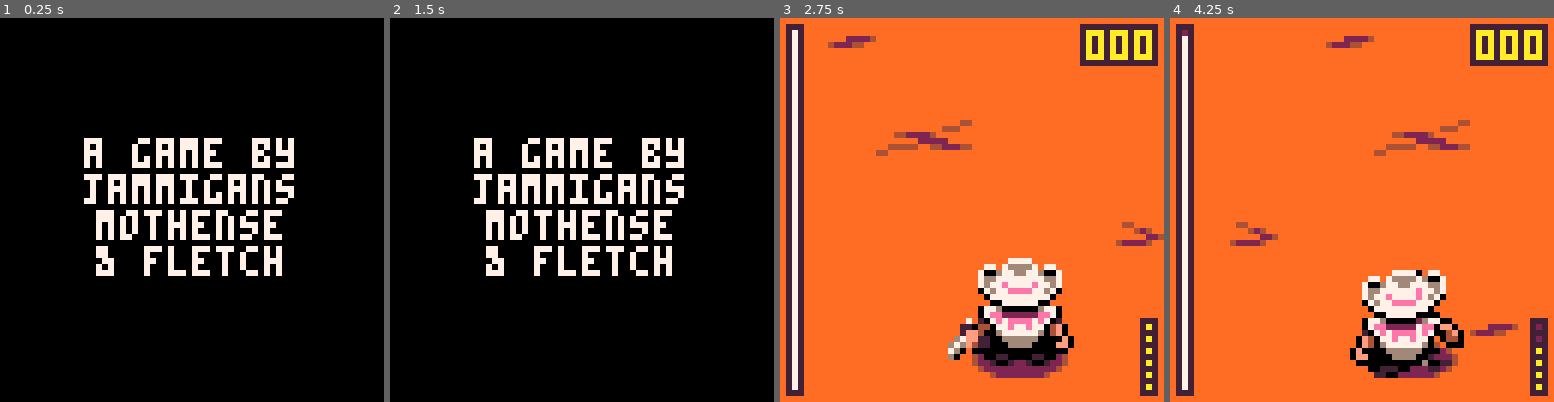
Above: before the commit, frames 1-4 (left to right).
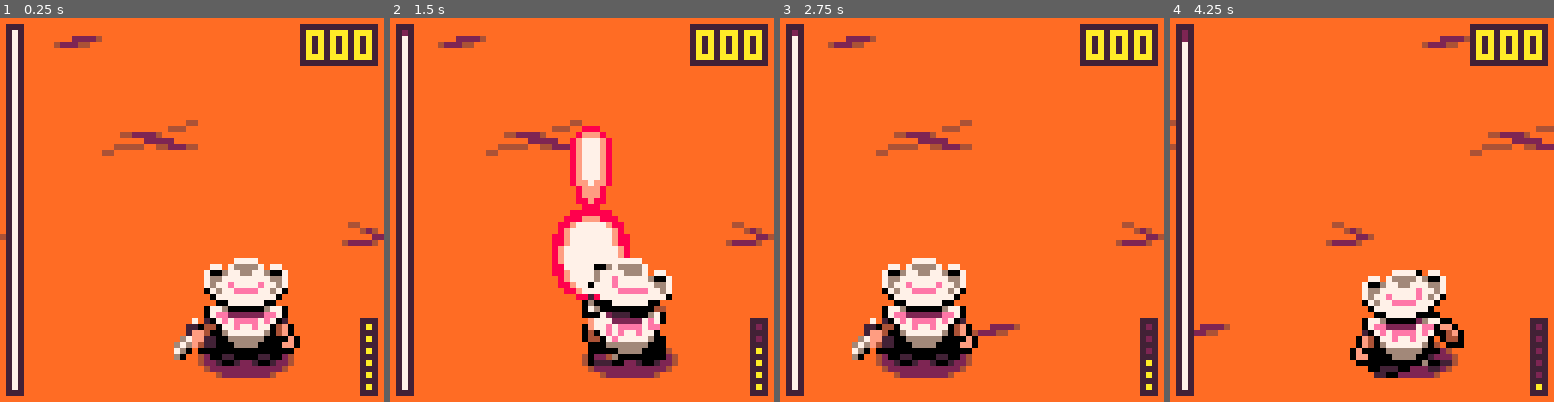
Above: after the commit, the same moments.

Repository: david-fletcher/lowrezjam2023
Game: PICO-8 cartridge lowrezjam2023.p8
Two runs of this game, one before a commit and one after it. Both use one fixed random seed, a clock stepped at 60 frames per second and the inputs below.
Inputs:
- Up to frame 1 (0.25 s): no input
- Up to frame 2 (1.5 s): tap O (Z key) at 0.33, 0.7, 1.43 s; tap X (X key) at 1.07 s
- Up to frame 3 (2.75 s): hold Left 1.97-2.37 s; tap X (X key) at 2.07, 2.4, 2.73 s; tap O (Z key) at 2.22 s; hold Down from 2.42 s (still down)
- Up to frame 4 (4.25 s): release Down at 2.82 s; hold Right 2.87-3.53 s; tap X (X key) every 0.33 s from 3.07 to 4.07 s; tap O (Z key) at 3.1, 3.98 s; hold Up 3.58-4.08 s; hold Right from 4.13 s (still down)

The runs differ from the first frame. In frame 1, 98% of the frame differs, in the area x 0-100%, y 0-100%; in frame 2, 97%; in frame 3, 14%; in frame 4, 3.3%.

Commit message:
cow, alien, rescue, movement

Diff:
--- a/lowrezjam2023.p8
+++ b/lowrezjam2023.p8
@@ -51,7 +51,7 @@
  pal({[0]=0,131,2,3,4,130,134,7,8,137,10,11,138,139,14,143},1)
 
  -- TODO: turn back to g_game_states.e_splash before release!
- g_current_state = g_game_states.e_splash
+ g_current_state = g_game_states.e_loading
 end
 
 local s = 8
@@ -357,12 +357,13 @@
 local draw_comparator = function(a, b)
  local result = a.y - b.y
  if (result == 0) then
-  -- draw the player on top of nearby objects
-  if (a.type == 'player') then
-   return 1
-  elseif (b.type == 'player') then
-   return -1
-  end
+  -- draw the wide objects on top of nearby objects
+  result = a.sortprio - b.sortprio
+ end
+
+ if (result == 0) then
+  -- draw right x before left x
+  result = a.x - b.x
  end
  return result
 end
@@ -388,7 +389,7 @@
 
   -- iterate over each tile in the region and determine what to spawn
   for i=0,3 do
-    for j=15,0,-1 do
+   for j=15,0,-1 do
     local celx = i*2 + (region*8)
     local cely = 32 - (j*2)
     local sprite = mget(celx, cely)
@@ -396,13 +397,20 @@
     local tiley = j - (y \ 16)
 
     if (sprite == 32) then
-      new_cactus(col*4 + i+1, tiley)
+     new_cactus(col*4 + i+1, tiley)
     elseif (sprite == 34) then
-      new_barrel(col*4 + i+1, tiley)
+     new_barrel(col*4 + i+1, tiley)
+    else
+     local percentage = rnd()
+     if (percentage < 0.03) then
+      new_alien(col*4 + i+1, tiley)
+     elseif (percentage >= 0.03 and percentage < 0.06) then
+      new_cow(col*4 + i+1, tiley)
+     end
     end
-    end
-  end
-  end
+   end
+  end
+ end
 end
 
 function check_for_collision(type, x, y, w, h)
@@ -417,14 +425,18 @@
  return nil
 end
 
+-- return 0 for false, 1 for true, and 2 for cow
 function is_occupied(tilex, tiley)
  for obj in all(g_objects) do
   if (obj.tilex == tilex and obj.tiley == tiley) then
-   return true
-  end
- end
-
- return false
+   if (obj.sortprio == 1) then -- only cows have sortprio 1
+    return 2, obj
+   end
+   return 1, obj
+  end
+ end
+
+ return 0, nil
 end
 
 function spawn_bullet(tilex, tiley)
@@ -466,6 +478,7 @@
 function new_player(tilex, tiley)
  local player = {}
  player.type = 'player'
+ player.sortprio = 2
 
  player.tilex = tilex
  player.tiley = tiley
@@ -482,28 +495,49 @@
 
  player.update = function(self)
   -- player movement
-  if(btnp(k_left) and self.tilex > 1 and not is_occupied(self.tilex-1, self.tiley)) and self.strafe_cd <= 0 then
+  -- check left, check right, check up
+  local tileleft, objleft = is_occupied(self.tilex-1, self.tiley)
+  local tileright, objright = is_occupied(self.tilex+1, self.tiley)
+  local tileup, objup =  is_occupied(self.tilex, self.tiley+1)
+
+  if(btnp(k_left) and self.tilex > 1 and tileleft != 1 and self.strafe_cd <= 0) then
    -- strafe left
    play_sfx(7)
    self.tilex -= 1
    self.moving[k_left] = true
    self.moving[k_right] = false
    self.strafe_cd = 17
-  end
-
-  if (btnp(k_right) and self.tilex < g_world_tilewidth and not is_occupied(self.tilex+1, self.tiley)) and self.strafe_cd <= 0 then
+
+   -- check for cow
+   if (tileleft == 2) then
+    objleft.rescue(objleft)
+   end
+  end
+
+  if (btnp(k_right) and self.tilex < g_world_tilewidth and tileright != 1 and self.strafe_cd <= 0) then
    -- strafe right
    play_sfx(7)
    self.tilex += 1
    self.moving[k_right] = true
    self.moving[k_left] = false
    self.strafe_cd = 17
-  end
-
-  if (btnp(k_up) and not is_occupied(self.tilex, self.tiley+1)) and self.strafe_cd <= 0 then
+
+   -- check for cow
+   if (tileright == 2) then
+    objright.rescue(objright)
+   end
+  end
+
+  if (btnp(k_up) and tileup != 1 and self.strafe_cd <= 0) then
+   -- move up
    play_sfx(4+flr(rnd(3)))
    self.tiley += 1
    self.moving[k_up] = true
+
+   -- check for cow
+   if (tileup == 2) then
+    objup.rescue(objup)
+   end
   end
 
   -- player shooting
@@ -594,6 +628,7 @@
  -- sprite num: 34
  local barrel = {}
  barrel.type = 'collide'
+ barrel.sortprio = 0
 
  barrel.tilex = tilex
  barrel.tiley = tiley
@@ -624,6 +659,7 @@
  -- sprite num: 32
  local cactus = {}
  cactus.type = 'collide'
+ cactus.sortprio = 0
 
  cactus.tilex = tilex
  cactus.tiley = tiley
@@ -650,6 +686,7 @@
  -- sprite num: 38
  local alien = {}
  alien.type = 'collide'
+ alien.sortprio = 0
 
  alien.tilex = tilex
  alien.tiley = tiley
@@ -659,8 +696,46 @@
  alien.w = 16
  alien.h = 16
 
+ alien.decision_timer = 0
+
  alien.update = function(self)
-
+  if (self.decision_timer <= 0) then
+   -- 20% chance to take an action
+   if (rnd() < 0.05) then
+    self.decision_timer = 60
+
+    local dir = flr(rnd(4)) -- 0 - 3 only integers
+    if (dir == k_left and self.tilex > 1) then
+     local tile, _ = is_occupied(self.tilex-1, self.tiley)
+     if (tile == 0) then -- empty tile
+      self.tilex -= 1
+     end
+
+    elseif (dir == k_right and self.tilex < g_world_tilewidth) then
+     local tile, _ = is_occupied(self.tilex+1, self.tiley)
+     if (tile == 0) then -- empty tile
+      self.tilex += 1
+     end
+
+    elseif (dir == k_up) then
+     local tile, _ = is_occupied(self.tilex, self.tiley+1)
+     if (tile == 0) then -- empty tile
+      self.tiley += 1
+     end
+
+    elseif (dir == k_down) then
+     local tile, _ = is_occupied(self.tilex, self.tiley-1)
+     if (tile == 0) then -- empty tile
+      self.tiley -= 1
+     end
+    end
+   end
+  end
+
+  self.x = lerp(self.x, (16 * (self.tilex-1)), 0.3)
+  self.y = lerp(self.y, -(16 * (self.tiley-1)), 0.3)
+
+  self.decision_timer -= 1
  end
 
  alien.explode = function(self)
@@ -669,6 +744,7 @@
  end
 
  alien.draw = function(self)
+  shadow(self)
   spr(38, self.x, self.y, 2, 2)
  end
 
@@ -679,6 +755,7 @@
   -- sprite num: 109
   local cow = {}
   cow.type = 'collide'
+  cow.sortprio = 1
 
   cow.tilex = tilex
   cow.tiley = tiley
@@ -688,12 +765,64 @@
   cow.w = 16
   cow.h = 16
 
+  cow.decision_timer = 0
+  cow.flip = false
+
+  -- mooooovement
   cow.update = function(self)
-
+   if (self.decision_timer <= 0) then
+    -- 20% chance to take an action
+    if (rnd() < 0.05) then
+     self.decision_timer = 60
+
+     local dir = flr(rnd(4)) -- 0 - 3 only integers
+     if (dir == k_left and self.tilex > 1) then
+      local tile, _ = is_occupied(self.tilex-1, self.tiley)
+      if (tile == 0) then -- empty tile
+       self.tilex -= 1
+       self.flip = false
+      end
+
+     elseif (dir == k_right and self.tilex < g_world_tilewidth) then
+      local tile, _ = is_occupied(self.tilex+1, self.tiley)
+      if (tile == 0) then -- empty tile
+       self.tilex += 1
+       self.flip = true
+      end
+
+     elseif (dir == k_up) then
+      local tile, _ = is_occupied(self.tilex, self.tiley+1)
+      if (tile == 0) then -- empty tile
+       self.tiley += 1
+      end
+
+     elseif (dir == k_down) then
+      local tile, _ = is_occupied(self.tilex, self.tiley-1)
+      if (tile == 0) then -- empty tile
+       self.tiley -= 1
+      end
+     end
+    end
+   end
+
+   self.x = lerp(self.x, (16 * (self.tilex-1)), 0.3)
+   self.y = lerp(self.y, -(16 * (self.tiley-1)), 0.3)
+
+   self.decision_timer -= 1
+  end
+
+  cow.rescue = function(self)
+   add_points(10, cow.tilex, cow.tiley)
+   del(g_objects, self)
   end
 
   cow.draw = function(self)
-   spr(109, self.x-4, self.y, 3, 2)
+   local offset = 4
+   if (self.flip) then
+    offset = -4
+   end
+   shadow({x=self.x+offset, y=self.y})
+   spr(109, self.x-4, self.y, 3, 2, self.flip)
   end
 
   add(g_objects, cow)
@@ -782,7 +911,10 @@
   local point_str = "+"..num
   while (y != 15) do
    y = lerp(y, 15, 0.2)
-   print(point_str, screenx + (#point_str*2), screeny - y + 8, 10)
+   local actualx = screenx + (#point_str*2)
+   local actualy = screeny - y + 8
+   rectfill(actualx-1, actualy-1, actualx+(#point_str*4)-1, actualy+5, 5)
+   print(point_str, actualx, actualy, 10)
    yield()
   end
  end)
@@ -799,6 +931,8 @@
  -- update points
  if (sprnum == 34) then -- barrel
   add_points(2, tilex, tiley)
+ elseif (sprnum == 38) then -- alien
+  add_points(5, tilex, tiley)
  end
 
  -- spritesheet cel coords
